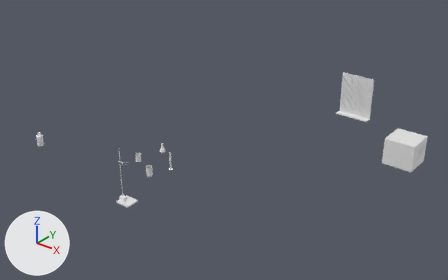
A saved change to the glTF model assets/equipment.glb.
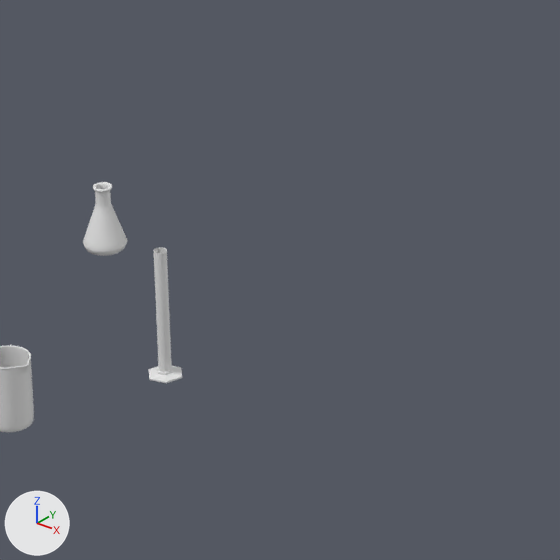
The first picture shows the older version from a camera (50 mm lens) standing at (6.59, -7.18, 5.8) and looking at (0.71, 0.17, 1.25). The close-ups show both versions on the part from 33% to 50% of the width and 42% to 69% of the height of that picture; other places that the commit changed are outside them. Every picture has the same lights, and +X, +Y and +Z are marked at lower left. Where no turn or scale is listed for an object, it has been applied to the vertices.

Objects in the first close-up: 'Beaker1', 'ErlenmeyerFlask_1', 'Grad_Cyl_1'.
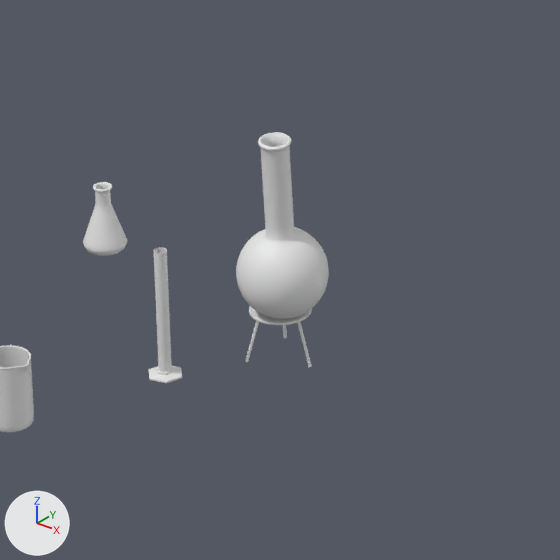
Where the change shows, as pixel boxes [x1, y1, x2, y2] in the close-ups (560 x 560 px):
'round_Flask_1', added
    after: [236, 132, 329, 319]
'Flask Stand', added
    after: [245, 306, 312, 367]

What the commit changed:
Mesh me_cylinder_014 is new.
It has 432 vertices, 852 faces and spans x 0.227..0.391, y -0.4..-0.25, z 0.809..0.93.
Mesh me_sphere is new.
It has 2702 vertices, 5400 faces and spans x 0.204..0.415, y -0.43..-0.218, z 0.921..1.377.
Object 'Flask Stand' (ob_flask_stand) is new; it shows me_cylinder_014.
Its location is (0.0, 0.0, 0.0).
Object 'round_Flask_1' (ob_round_flask_1) is new; it shows me_sphere.
Its location is (0.0, 0.0, 0.0).
